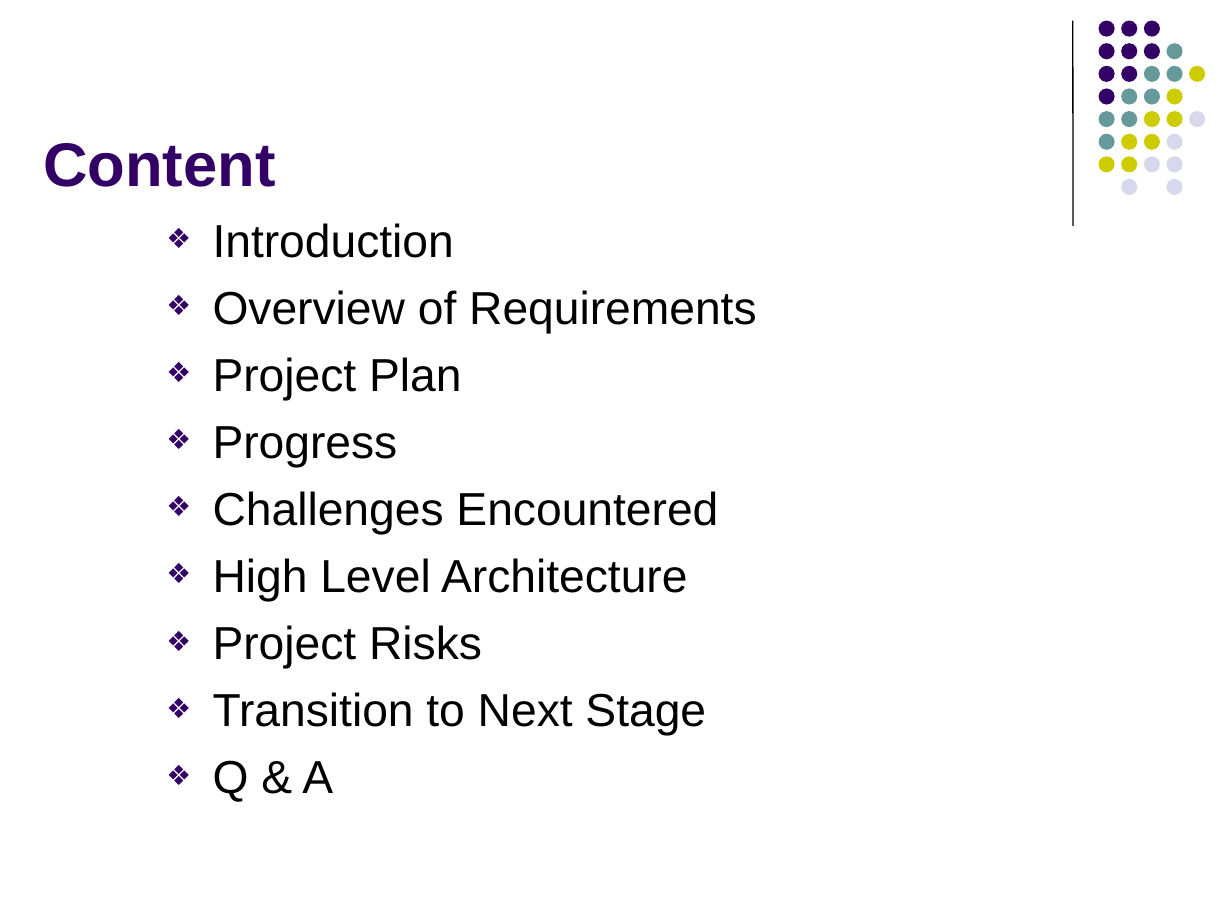
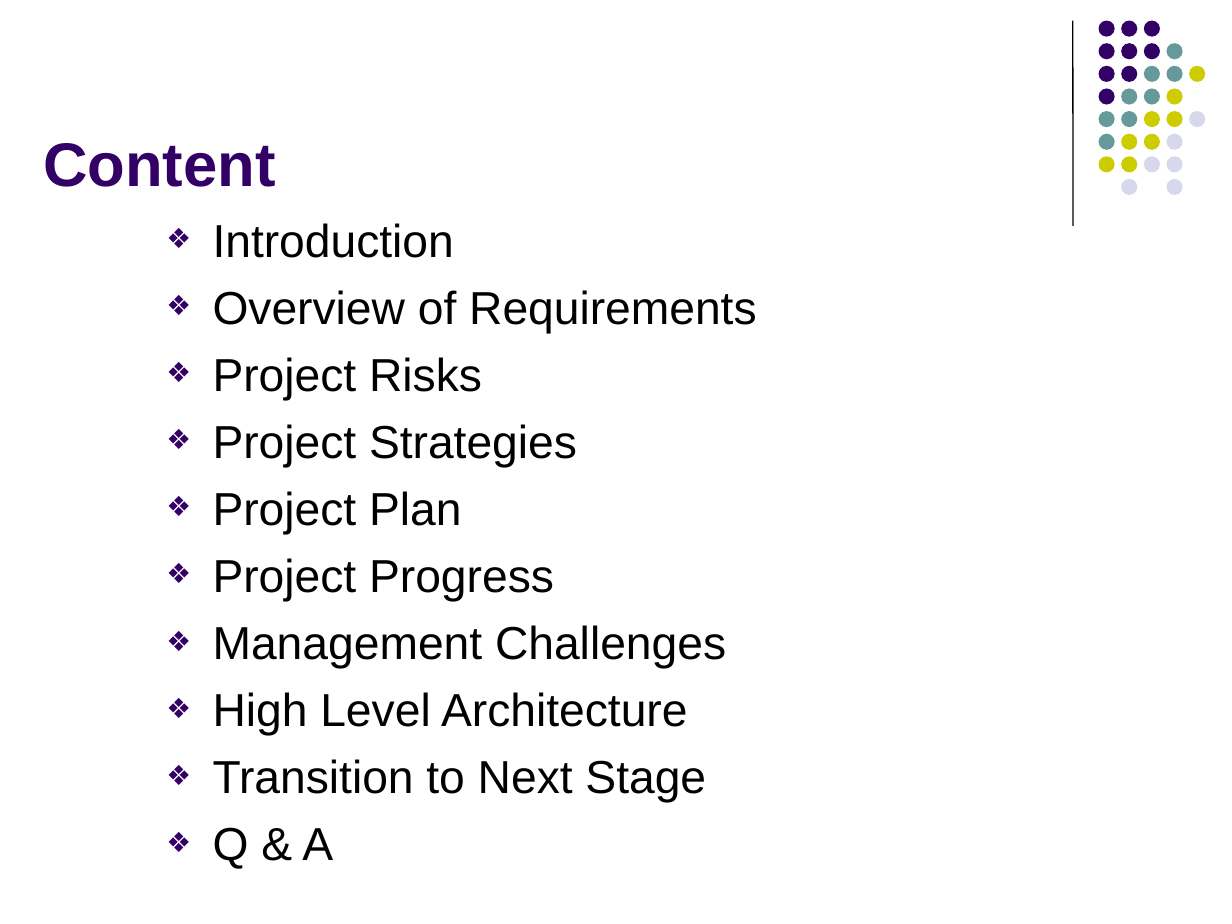
Before and after one commit to imireasa/mtech-se18-t08s, a slide deck: slide 2 of docs/W-9 Working Document/W-9.3 Presentation Slides/Phase1/vms_first_presentation_v0.1a.pptx. Drawn at 1232x924 pixels with LibreOffice and Linux fonts; fonts in the diff are those of the drawing. Boxes give left, top, right and bottom in pixels: in the first picture for what was removed or moved away, otherwise in the second. Text is boxed around its words. In the diff, an @@ line names an element or a change of style, - is before the commit and + after.

```diff
--- a/docs/W-9 Working Document/W-9.3 Presentation Slides/Phase1/vms_first_presentation_v0.1a.pptx
+++ b/docs/W-9 Working Document/W-9.3 Presentation Slides/Phase1/vms_first_presentation_v0.1a.pptx
@@ text at (213,357,577,468): paragraphs added @@
+❖ Project Risks
+❖ Project Strategies
@@ text at (213,558,726,669): text changed @@
-❖ Progress
-❖ Challenges Encountered
+❖ Project Progress
+❖ Management Challenges
@@ text at (213,625,482,669): paragraph removed @@
-❖ Project Risks
```
Also in this commit, not shown: 7 other slides changed, 12 slides added, 4 slides removed.
